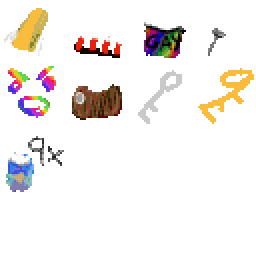
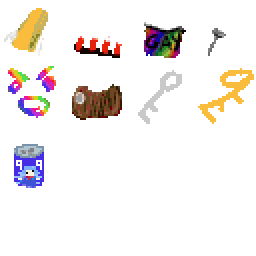
Revision of a layered 256×256 image; what changed, layer by layer:
painted on "Draw Merged" over [6, 136, 64, 192]
